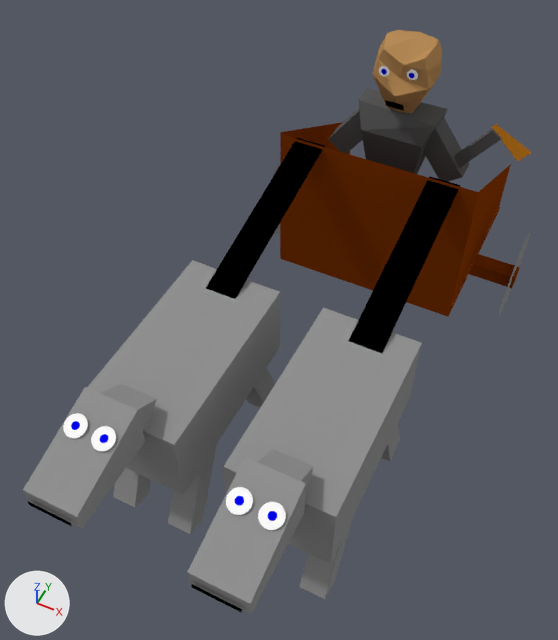
The Blender file King Of Kings Docs/Models/lightchariot3.blend as it was, and as the next commit left it.
Both versions are drawn from a 50 mm lens placed at (12.02, -13.4, 16.4), pointed at (6.81, -2.98, 3.39). Arrows for +X, +Y and +Z are at lower left; the lights stay in place.
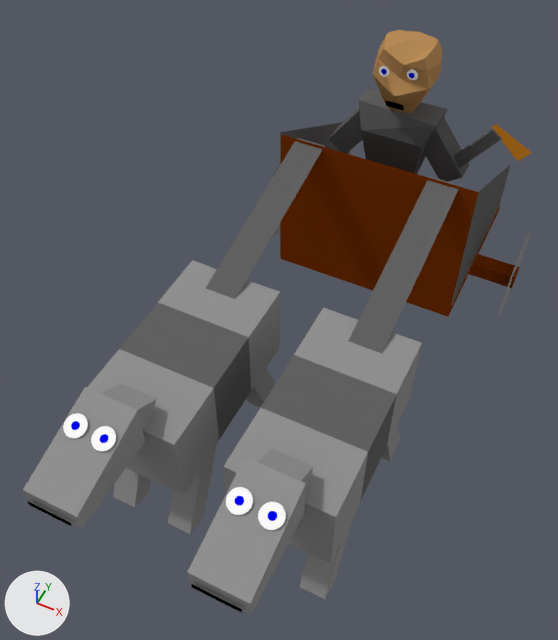
Edits to the bpy script that builds the scene:
```text
Change me_plane_013:
    where me_plane_013.from_pydata(...)  # 4 vertices, 1 face; spans x -1.0..1.0, y -1.0..1.0, z -0.59..0.0
    remove me_plane_013.materials.append(mat_material_006)  # black #000000
    add me_plane_013.materials.append(mat_material_015)  # dark grey #626262
Change me_cube_009:
    where me_cube_009.from_pydata(...)  # 8 vertices, 6 faces; spans x -1.0..1.0, y -1.0..1.0, z -1.0..1.0
    used by ob_cube_006; location = (9.05, -5.36, 3.73); scale = (1.07, 2.12, 0.895)
    verts and faces of me_cube_009; kept vertices keep their numbers, new ones are numbered from 8
    remove me_cube_009.materials.append(mat_material_008)  # grey #929292
    me_cube_009 part 1
    add delete_faces([(0, 4, 5, 1), (2, 6, 7, 3), (0, 1, 2, 3), (4, 7, 6, 5)])
    add for new, old in zip([*range(8, 12)], [0, 3, 4, 7]): verts[new] = verts[old] + (0.0, 0.67, 0.0)
    add for new, old in zip([*range(12, 16)], [1, 2, 5, 6]): verts[new] = verts[old] + (0.0, -0.67, 0.0)
    add faces += [(1, 12, 14, 5), (3, 9, 11, 7), (1, 2, 13, 12), (5, 14, 15, 6), (4, 7, 11, 10), (0, 8, 9, 3)]  # mat_material_013 (grey #929292)
    add faces += [(2, 6, 15, 13), (0, 4, 10, 8)]  # mat_material_013 (grey #929292)
    add faces += [(10, 11, 15, 14), (8, 12, 13, 9), (9, 13, 15, 11), (8, 10, 14, 12)]  # mat_material_015 (dark grey #626262)
    add me_cube_009.materials.append(mat_material_013)  # grey #929292
    add me_cube_009.materials.append(mat_material_015)  # dark grey #626262
Change me_plane_003:
    where me_plane_003.from_pydata(...)  # 4 vertices, 1 face; spans x -0.69..1.0, y -1.0..1.0, z 0.0
    remove me_plane_003.materials.append(mat_material_009)  # brown #833702
    add me_plane_003.materials.append(mat_material_015)  # dark grey #626262
Change me_plane_004:
    where me_plane_004.from_pydata(...)  # 4 vertices, 1 face; spans x -0.67..1.0, y -1.0..1.0, z 0.0..0.01
    remove me_plane_004.materials.append(mat_material_009)  # brown #833702
    add me_plane_004.materials.append(mat_material_015)  # dark grey #626262
Change me_cube_017:
    where me_cube_017.from_pydata(...)  # 8 vertices, 6 faces; spans x -1.0..1.0, y -1.0..1.0, z -1.0..1.0
    used by ob_cube_015; location = (5.9, -5.36, 3.73); scale = (1.07, 2.12, 0.895)
    verts and faces of me_cube_017; kept vertices keep their numbers, new ones are numbered from 8
    me_cube_017 part 2
    add delete_faces([(0, 4, 5, 1), (2, 6, 7, 3), (0, 1, 2, 3), (4, 7, 6, 5)])
    add for new, old in zip([*range(8, 12)], [0, 3, 4, 7]): verts[new] = verts[old] + (0.0, 0.67, 0.0)
    add for new, old in zip([*range(12, 16)], [1, 2, 5, 6]): verts[new] = verts[old] + (0.0, -0.67, 0.0)
    add faces += [(1, 12, 14, 5), (3, 9, 11, 7), (1, 2, 13, 12), (5, 14, 15, 6), (4, 7, 11, 10), (0, 8, 9, 3)]  # mat_material_013 (grey #929292)
    add faces += [(2, 6, 15, 13), (0, 4, 10, 8)]  # mat_material_013 (grey #929292)
    add faces += [(10, 11, 15, 14), (8, 12, 13, 9), (9, 13, 15, 11), (8, 10, 14, 12)]  # mat_material_015 (dark grey #626262)
    add me_cube_017.materials.append(mat_material_015)  # dark grey #626262
Change me_plane_014:
    where me_plane_014.from_pydata(...)  # 4 vertices, 1 face; spans x -1.0..1.0, y -1.0..1.0, z -0.59..0.0
    remove me_plane_014.materials.append(mat_material_006)  # black #000000
    add me_plane_014.materials.append(mat_material_015)  # dark grey #626262
```

What differs and where, as boxes [x1, y1, x2, y2] in the pictures (558 x 640 px):
'Plane.013', recoloured (black to grey)
    both: [348, 176, 460, 353]
'Plane.012', recoloured (black to grey)
    both: [206, 138, 324, 299]
'Plane.004', recoloured (brown to black)
    both: [451, 164, 511, 306]
'Plane.003', recoloured (brown to black)
    both: [280, 122, 350, 230]
part 1 of me_cube_009, built on
    both: [259, 319, 399, 500]
part 2 of me_cube_017, built on
    both: [118, 268, 253, 441]
